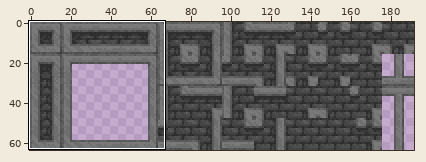
Sprite sheet, stored at Assets/Sprites/Sprites_Tilemap/TileMapGood/Pared/Lined Brick.png. Above, an overview of the earlier version with the close-up marked.
Close-up. Earlier state:
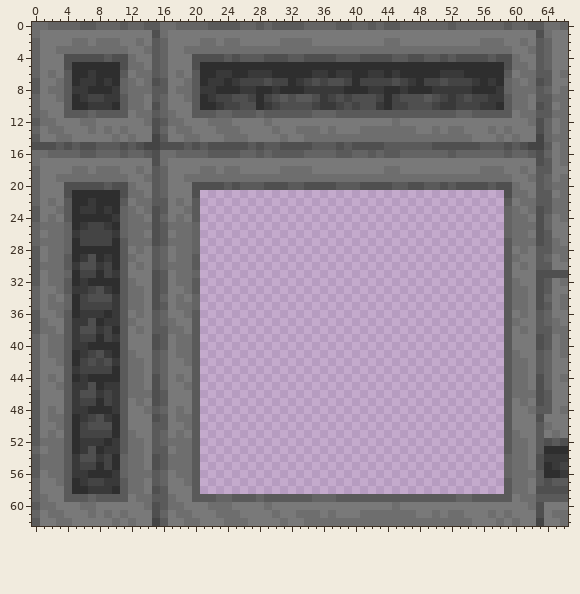
The file is 192x64 pixels. Colours within 5 levels of each other are drawn and written as one. Shown: x 0..66, y 0..62. The commit also changed other parts of the picture, which this record leaves out.
The result:
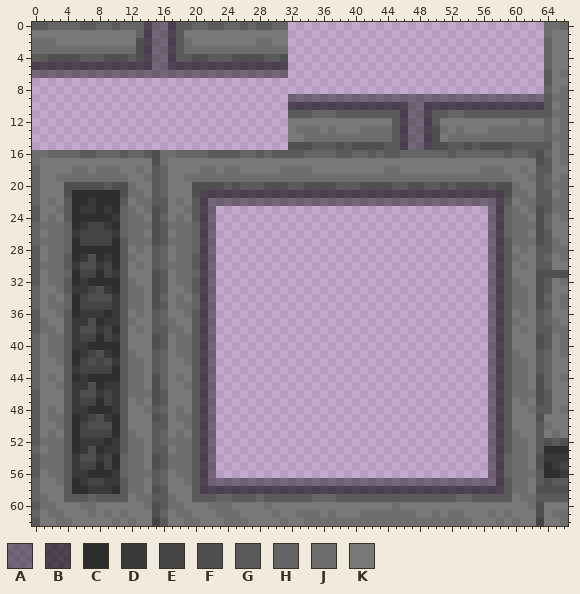
Palette (. is transparent): A #00000066  B #00000099  C #2e2e2e  D #393939  E #444444  F #4f4f4f  G #5a5a5a  H #646464  J #6e6e6e  K #797979
Difference:
Changed rows in their new state; - is an unchanged pixel.
first column x 0:
 0 GG--------GH--BAABGG----HHG--GHH................................
 1 K------------HBAABG-------------................................
 2 JJJ--KK-KKK--FBAABGJ-KK-KK--JJ-K................................
 3 JJJ---------JFBAABG-------------................................
 4 GGFF--GGGF--GFBAABGG--GG--FFFGG-................................
 5 BBBBBBBBBBBBBBBAABBBBBBBBBBBBBBB................................
 6 AAAAAAAAAAAAAAAAAAAAAAAAAAAAAAAA................................
 7 ................................................................
 8 ................................................................
 9 ................................AAAAAAAAAAAAAAAAAAAAAAAAAAAAAAAA
10 ................................BBBBBBBBBBBBBBBAABBBBBBBBBBBBBBB
11 ................................--------------BAAB--H-G-----GGG-
12 ................................-------------GBAABG----------JKK
13 ................................-------------GBAABFJK-----J-JJJJ
14 ................................-------------GBAABFK---JJJ-J-JJJ
15 ................................--------------BAAB--GG-GFFF--GGG
first column x 21:
21 BBBBBBBBBBBBBBBBBBBBBBBBBBBBBBBBBBBBBB
22 BAAAAAAAAAAAAAAAAAAAAAAAAAAAAAAAAAAAAB
23 BA----------------------------------AB
24 BA----------------------------------AB
25 BA----------------------------------AB
26 BA----------------------------------AB
27 BA----------------------------------AB
28 BA----------------------------------AB
29 BA----------------------------------AB
30 BA----------------------------------AB
31 BA----------------------------------AB
32 BA----------------------------------AB
33 BA----------------------------------AB
34 BA----------------------------------AB
35 BA----------------------------------AB
36 BA----------------------------------AB
37 BA----------------------------------AB
38 BA----------------------------------AB
39 BA----------------------------------AB
40 BA----------------------------------AB
41 BA----------------------------------AB
42 BA----------------------------------AB
43 BA----------------------------------AB
44 BA----------------------------------AB
45 BA----------------------------------AB
46 BA----------------------------------AB
47 BA----------------------------------AB
48 BA----------------------------------AB
49 BA----------------------------------AB
50 BA----------------------------------AB
51 BA----------------------------------AB
52 BA----------------------------------AB
53 BA----------------------------------AB
54 BA----------------------------------AB
55 BA----------------------------------AB
56 BA----------------------------------AB
57 BAAAAAAAAAAAAAAAAAAAAAAAAAAAAAAAAAAAAB
58 BBBBBBBBBBBBBBBBBBBBBBBBBBBBBBBBBBBBBB
Changed places in both close-ups, as pixel boxes (x1, y1, x2, y2):
changed: (32, 22, 544, 150)
added: (200, 190, 504, 494)
